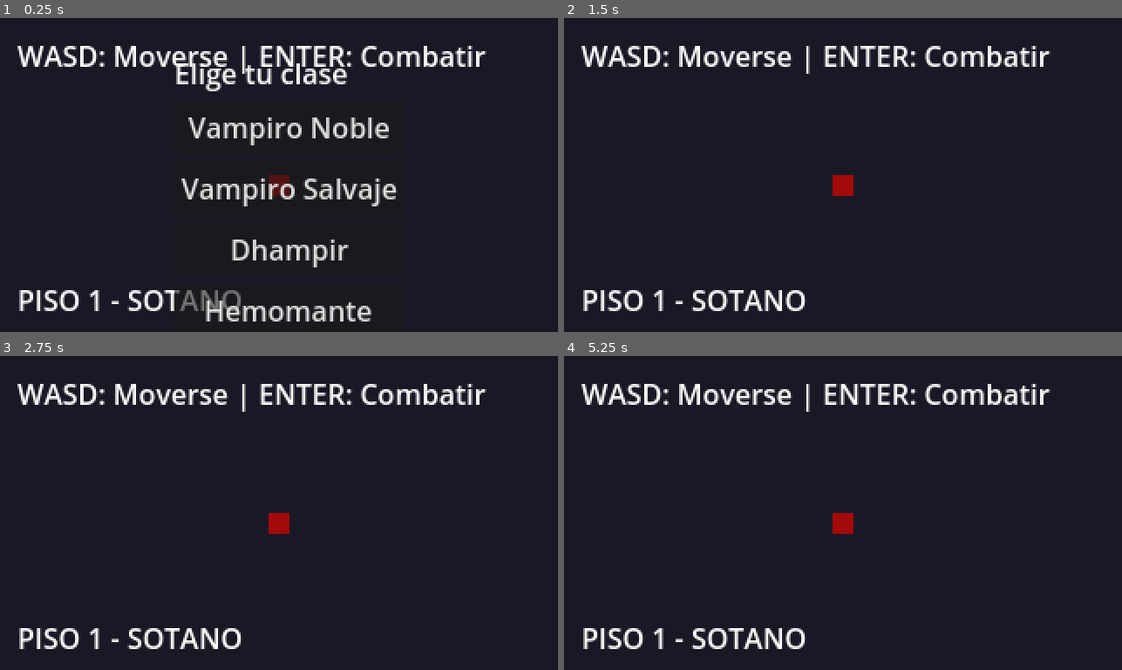
Above: before the commit, frames 1-4 (two rows, left to right).
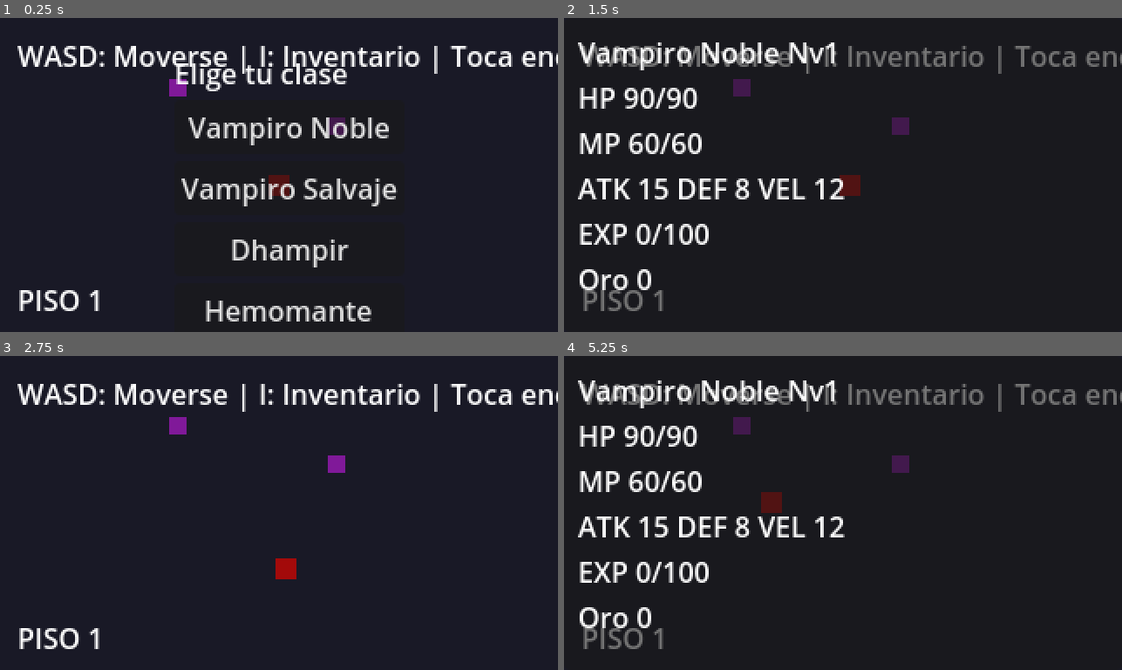
Above: after the commit, the same moments.

Repository: polidisio/VampireCityRPG
Game: Godot game, scene res://scenes/level.tscn
The game is run twice, just before and just after one commit, with the same random seed, the same clock (stepped at 60 frames per second) and the same inputs.
Inputs:
- Up to frame 1 (0.25 s): no input
- Up to frame 2 (1.5 s): click "Vampiro Noble" at 0.5 s; tap Enter (ui_accept) at 1.25 s; hold Right (ui_right) from 1.28 s (still down); hold Enter (ui_accept) from 1.28 s (still down); tap I at 1.35 s
- Up to frame 3 (2.75 s): release Right (ui_right) at 2.03 s; release Enter (ui_accept) at 2.03 s; hold Down (ui_down) from 2.03 s (still down); tap Enter (ui_accept) at 2.1, 2.27, 2.57 s; tap I at 2.3 s
- Up to frame 4 (5.25 s): release Down (ui_down) at 2.78 s; hold Right (ui_right) 2.78-3.53 s; hold Enter (ui_accept) 2.78-3.53 s; tap I at 2.85, 3.6, 5.1 s; hold Up (ui_up) 3.53-4.28 s; tap Enter (ui_accept) at 3.77, 4.07 s; hold Enter (ui_accept) 4.28-5.03 s; hold Left (ui_left) from 4.28 s (still down)

The runs differ from the first frame. In frame 1, 2.9% of the frame differs, in the area x 20-100%, y 8-94%; in frame 2, 10%; in frame 3, 3.6%; in frame 4, 10%, in the area x 2-100%, y 7-94%.

Commit message:
feat: phase 2 (1-2) - floor state saved, visible map enemies trigger battle
Co-Authored-By: Claude Sonnet 5.5 <noreply@anthropic.com>

Diff:
--- a/scenes/level.tscn
+++ b/scenes/level.tscn
@@ -28,7 +28,7 @@
 offset_top = 10.0
 offset_right = 200.0
 offset_bottom = 36.0
-text = "WASD: Moverse | ENTER: Combatir"
+text = "WASD: Moverse | I: Inventario | Toca enemigos"
 
 [node name="FloorLabel" type="Label" parent="."]
 offset_left = 10.0
--- a/scripts/level.gd
+++ b/scripts/level.gd
@@ -5,6 +5,8 @@
 
 var busy: bool = false
 var player_inventory: Inventory
+var floor_num: int = 1
+var current_enemy: Area2D
 
 func _ready():
 	battle_system.battle_ended.connect(_on_battle_ended)
@@ -16,6 +18,8 @@
 	else:
 		player.character_data = saved[0]
 		player_inventory = saved[1]
+		floor_num = saved[2]
+	_spawn_enemies()
 
 func _show_class_select():
 	busy = true
@@ -41,14 +45,12 @@
 	add_child(layer)
 
 func _save():
-	SaveGame.save(player.character_data, player_inventory)
+	SaveGame.save(player.character_data, player_inventory, floor_num)
 
 func _unhandled_input(event):
 	if busy:
 		return
-	if event.is_action_pressed("ui_accept"):
-		try_start_battle()
-	elif event is InputEventKey and event.pressed and event.keycode == KEY_I:
+	if event is InputEventKey and event.pressed and event.keycode == KEY_I:
 		_open_inventory()
 
 func _open_inventory():
@@ -61,8 +63,32 @@
 		_save())
 	add_child(menu)
 
-func try_start_battle():
-	var difficulty = 1
+func _spawn_enemies():
+	$FloorLabel.text = "PISO %d" % floor_num
+	for n in randi_range(2, 4):
+		var a = Area2D.new()
+		var r = ColorRect.new()
+		r.size = Vector2(10, 10)
+		r.position = Vector2(-5, -5)
+		r.color = Color(0.5, 0.1, 0.6)
+		var cs = CollisionShape2D.new()
+		cs.shape = RectangleShape2D.new()
+		cs.shape.size = Vector2(10, 10)
+		a.add_child(r)
+		a.add_child(cs)
+		# ponytail: posición aleatoria, lejos del jugador (160,100)
+		while true:
+			a.position = Vector2(randf_range(20, 300), randf_range(30, 140))
+			if a.position.distance_to(Vector2(160, 100)) > 50:
+				break
+		a.body_entered.connect(func(_b): try_start_battle(a))
+		add_child(a)
+
+func try_start_battle(enemy_node: Area2D):
+	if busy:
+		return
+	current_enemy = enemy_node
+	var difficulty = clampi(floor_num, 1, 5) # ponytail: dificultad máx 5 hasta tener más enemigos
 	var enemy_count = CharacterData.get_enemy_count_for_difficulty(difficulty)
 	var enemies: Array[CharacterData] = []
 	for i in range(enemy_count):
@@ -78,6 +104,7 @@
 func _on_battle_ended(victory: bool):
 	_end_battle()
 	if victory:
+		current_enemy.queue_free()
 		_save()
 	else:
 		# ponytail: sin penalización, revive con HP/MP completos
@@ -89,4 +116,6 @@
 
 func _on_battle_fled():
 	_end_battle()
+	# ponytail: empuja al jugador fuera del enemigo para no re-disparar
+	player.position += (player.position - current_enemy.position).normalized() * 24
 	_save()
--- a/scripts/save_game.gd
+++ b/scripts/save_game.gd
@@ -6,8 +6,8 @@
 static func exists() -> bool:
 	return FileAccess.file_exists(PATH)
 
-static func save(c: CharacterData, inv: Inventory) -> void:
-	var d = {"class": c.class_type, "gold": inv.gold,
+static func save(c: CharacterData, inv: Inventory, floor_num: int = 1) -> void:
+	var d = {"class": c.class_type, "gold": inv.gold, "floor": floor_num,
 		"items": inv.items.map(func(i): return i.id), "equipment": {}}
 	for s in STATS:
 		d[s] = c.get(s)
@@ -16,7 +16,7 @@
 	var f = FileAccess.open(PATH, FileAccess.WRITE)
 	f.store_string(JSON.stringify(d))
 
-# Returns [CharacterData, Inventory] or [] if missing/corrupt.
+# Returns [CharacterData, Inventory, floor] or [] if missing/corrupt.
 static func load_game() -> Array:
 	if not exists():
 		return []
@@ -35,4 +35,4 @@
 		var it = ItemData.find_by_id(id)
 		if it:
 			inv.items.append(it)
-	return [c, inv]
+	return [c, inv, maxi(1, int(d.get("floor", 1)))]
Not shown, changed: tasks/todo.md
